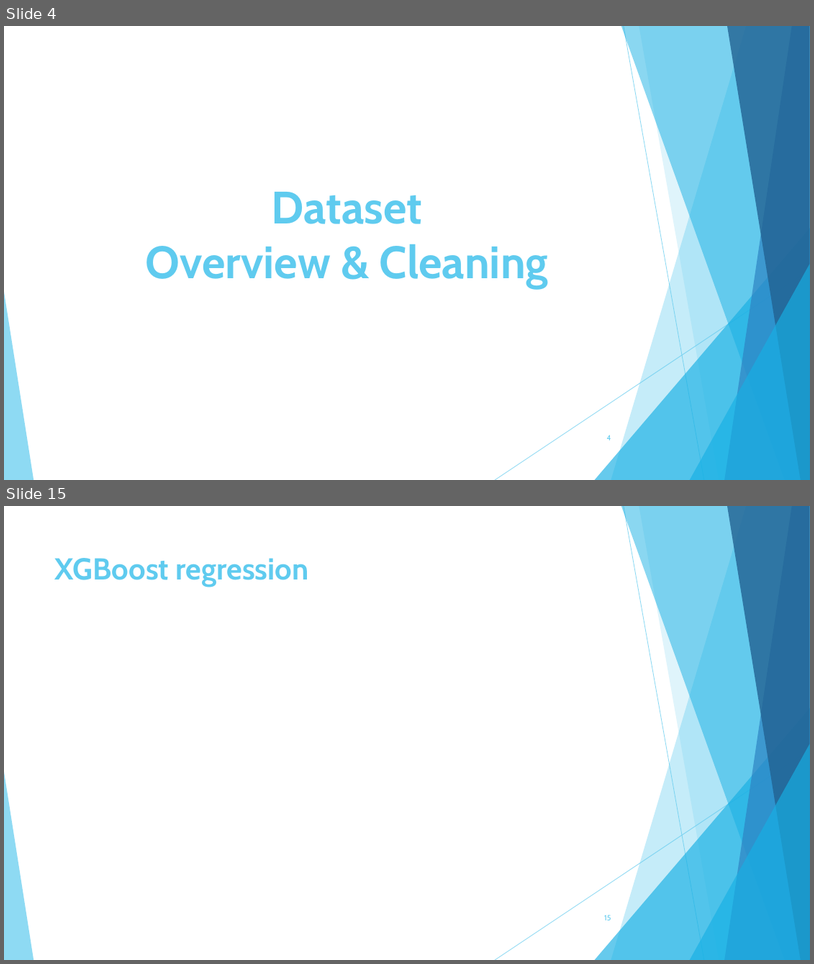
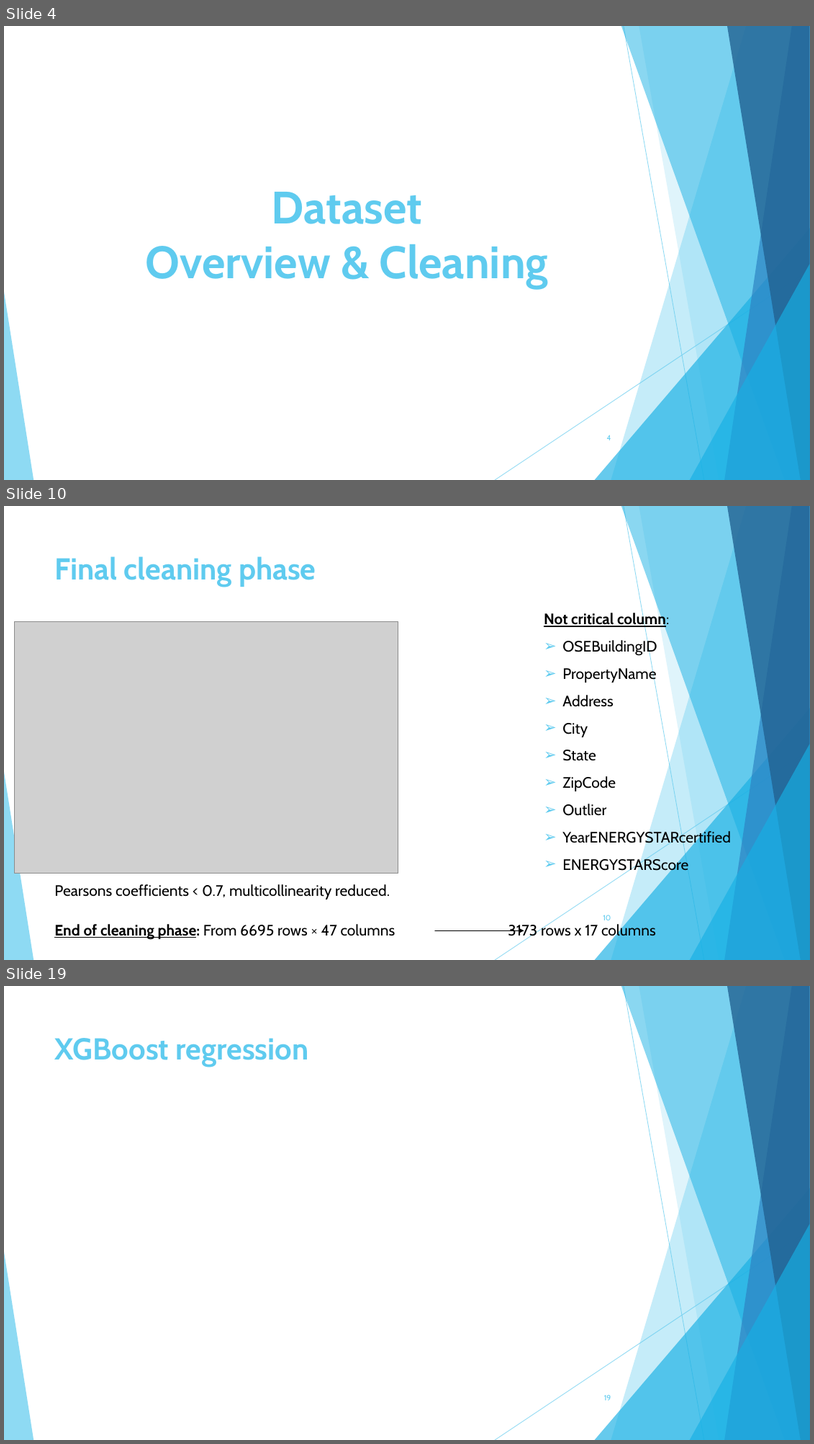
Before and after one commit to hike7o/SL-OC-projects, a slide deck: P4/Pelec_03_presentation.pptx. Shown one above the other, each under a label of ours: slides 4 and 15 before the commit, slides 4, 10 and 19 after it; the slides between them are not shown. The pictures are 814x964 and 814x1444 pixels, drawn with LibreOffice and Linux fonts; fonts in the diff are those of the drawing; grey boxes stand for pictures. Boxes give left, top, right and bottom in pixels: in the first picture for what was removed or moved away, otherwise in the second. Text is boxed around its words. In the diff, an @@ line names an element or a change of style, - is before the commit and + after.

```diff
--- a/P4/Pelec_03_presentation.pptx
+++ b/P4/Pelec_03_presentation.pptx
@@ slide 10 added at box(4, 506, 810, 960), background #FFFFFF; not listed: 10 template elements that a slide beside it also shows @@
@@ title added at box(55, 556, 316, 587), 36 pt, text #5FCBEF, bold @@
+Final cleaning phase
@@ text added at box(544, 612, 731, 874), 18 pt, text #000000 @@
+Not critical column:
+➢ OSEBuildingID
+➢ PropertyName
+➢ Address
+➢ City
+➢ State
+➢ ZipCode
+➢ Outlier
+➢ YearENERGYSTARcertified
+➢ ENERGYSTARScore
@@ picture added at box(14, 621, 399, 873) @@
@@ text added at box(54, 884, 390, 899), 18 pt, text #000000 @@
+Pearsons coefficients < 0.7, multicollinearity reduced.
@@ page number added at box(603, 914, 611, 920), 9 pt, text #5FCBEF @@
+10
@@ text added at box(54, 922, 656, 939), 18 pt, text #000000 @@
+End of cleaning phase: From 6695 rows × 47 columns 3173 rows x 17 columns
@@ arrow added from (435, 931) to (525, 931), #000000 1 pt @@
@@ what was slide 15 is now slide 19 @@
@@ page number at box(604, 1394, 612, 1400): text changed @@
-15
+19
```
Also in this commit, not shown: 11 slides changed, 7 other slides added, 3 slides removed, 8 other files.
